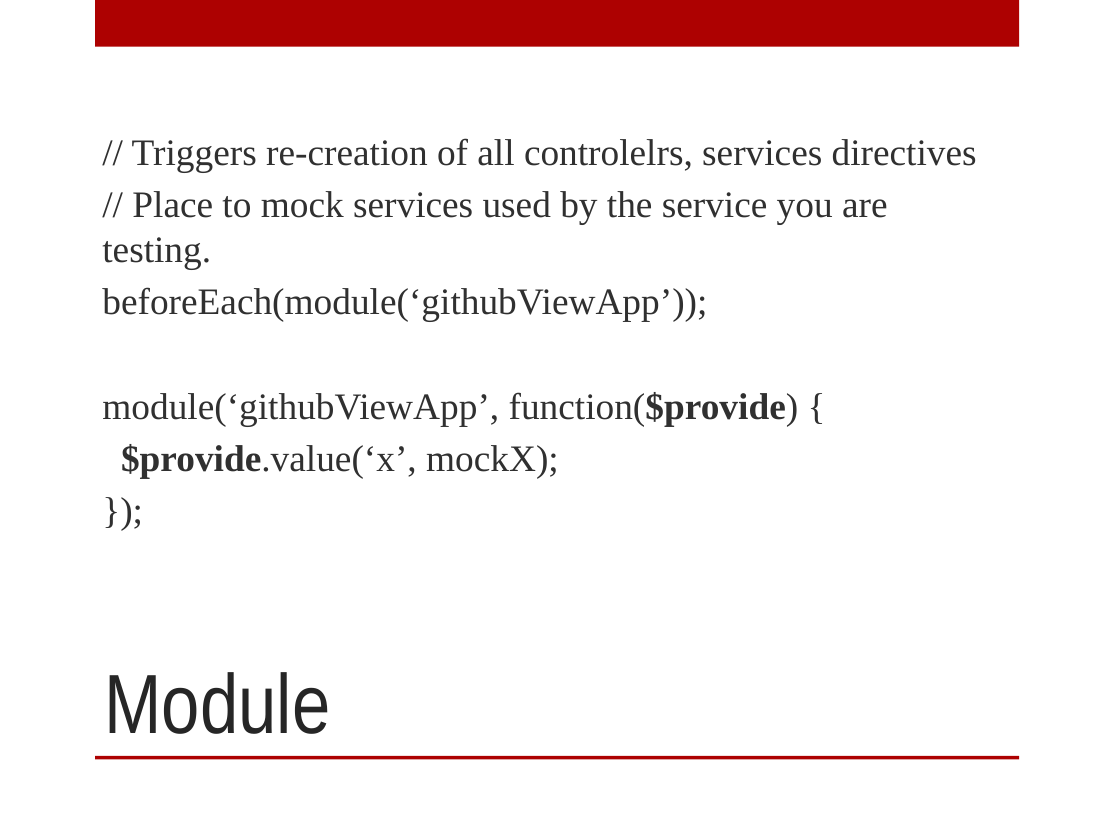
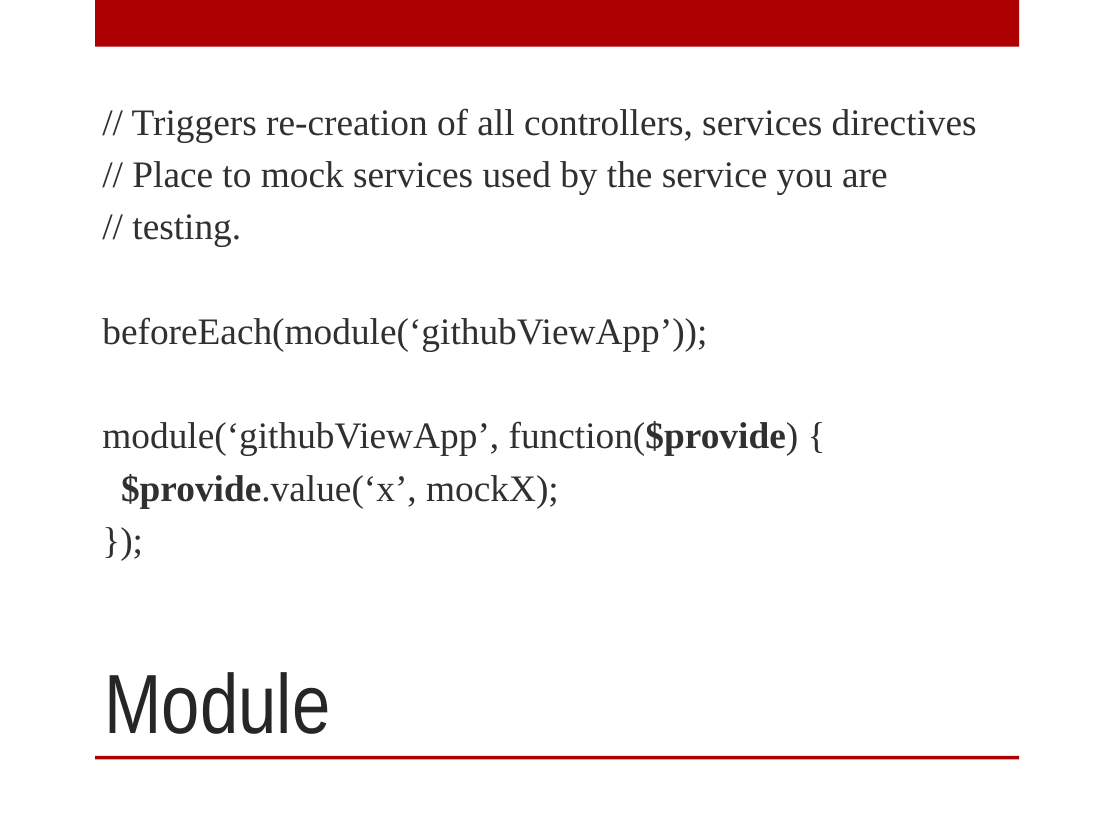
Before and after one commit to kennbrodhagen/angular-github-view, a slide deck: slide 7 of AngularJS Unit Testing.pptx (slide 6 before the commit). Drawn at 1120x840 pixels with LibreOffice and Linux fonts; fonts in the diff are those of the drawing; background and template pictures are left out. Boxes give left, top, right and bottom in pixels: in the first picture for what was removed or moved away, otherwise in the second. Text is boxed around its words. In the diff, an @@ line names an element or a change of style, - is before the commit and + after.

```diff
--- a/AngularJS Unit Testing.pptx
+++ b/AngularJS Unit Testing.pptx
@@ text at (x1=132, y1=108, x2=977, y2=247): text changed @@
-// Triggers re-creation of all controlelrs, services directives
-// Place to mock services used by the service you are testing.
+// Triggers re-creation of all controllers, services directives
+// Place to mock services used by the service you are
+// testing.
```
Also in this commit, not shown: 4 other slides changed, 2 slides added, 1 slide removed, 1 other file.
